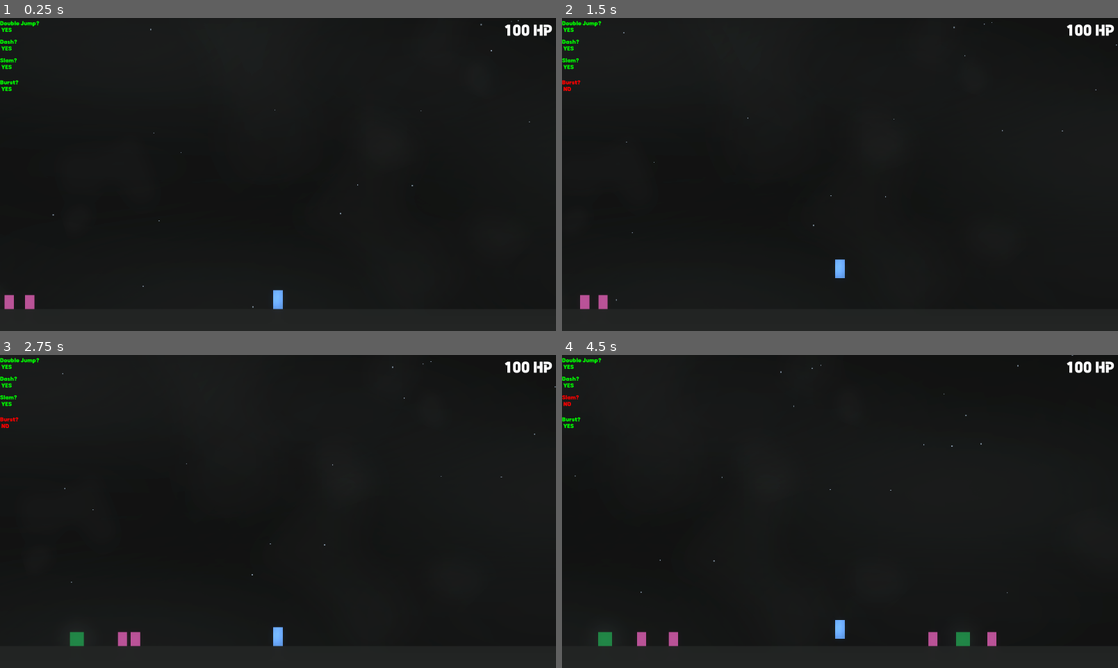
Above: before the commit, frames 1-4 (two rows, left to right).
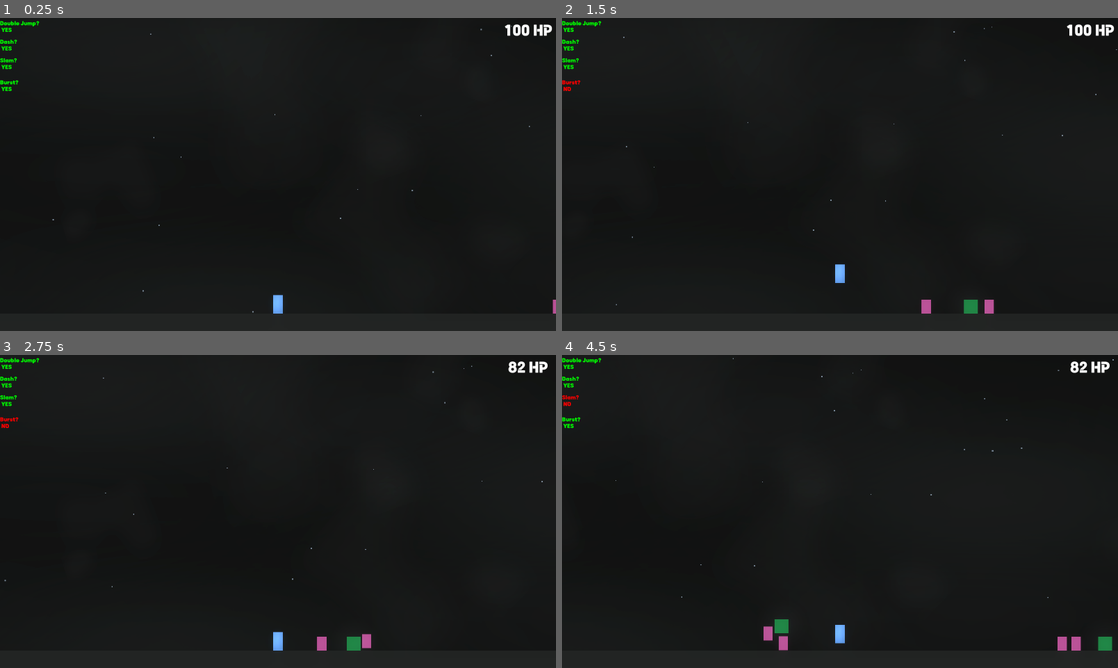
Above: after the commit, the same moments.

Repository: HeroHunterIguess/untitled-wip-game
Game: Godot game, scene res://scenes/worlds/main_world.tscn
Two runs of this game, one before a commit and one after it. Both use one fixed random seed, a clock stepped at 60 frames per second and the inputs below. The engine's default icon, where the game draws it, is replaced by a stand-in: a white triangle on a blue panel in a dark square.
Inputs (mouse positions are in pixels of both pictures, inside the frame that each line leads up to):
- Up to frame 1 (0.25 s): no input
- Up to frame 2 (1.5 s): move the mouse to (962, 158) at 0.52 s; hold D (right) from 0.53 s (still down); tap Q (burst) at 0.6 s; tap Space (double jump) at 0.77 s; move the mouse to (728, 190) at 1.27 s; tap E (air_freeze) at 1.35 s
- Up to frame 3 (2.75 s): tap Space (double jump) at 1.52 s; tap Q (burst) at 1.55, 2.1 s; move the mouse to (333, 442) at 2.02 s; release D (right) at 2.03 s; hold A (left) from 2.03 s (still down)
- Up to frame 4 (4.5 s): move the mouse to (812, 574) at 2.77 s; release A (left) at 2.78 s; hold D (right) 2.78-4.28 s; tap Shift (dash) at 2.85 s; tap Space (double jump) at 3.02, 3.77 s; tap Q (burst) at 3.05, 3.8 s; move the mouse to (1006, 558) at 3.52 s; right-click (1006, 558) at 3.6 s; move the mouse to (673, 464) at 4.27 s; hold A (left) from 4.28 s (still down); tap F (ground_slam) at 4.35 s

The runs differ from the first frame. In frame 1, 0.3% of the frame differs, in the area x 0-100%, y 0-95%; in frame 2, 0.5%; in frame 3, 0.8%; in frame 4, 1.4%, in the area x 2-100%, y 0-95%.

Commit message:
fix enemy spawning

Diff:
--- a/scenes/worlds/main_world.tscn
+++ b/scenes/worlds/main_world.tscn
@@ -43,12 +43,12 @@
 modulate = Color(0.9494527, 0.9494527, 0.9494527, 1)
 self_modulate = Color(0.7849187, 0.7849187, 0.7849187, 1)
 texture_filter = 1
-position = Vector2(2507.9998, 64.00003)
-scale = Vector2(1.9468746, 0.7111111)
+position = Vector2(2500.0002, 64.00003)
+scale = Vector2(1.9281253, 0.7111111)
 texture = ExtResource("5_y1qdg")
 
 [node name="Camera2D" type="Camera2D" parent="." unique_id=1616143219]
-position = Vector2(872, 112)
+position = Vector2(2496, 96)
 
 [node name="UI" parent="Camera2D" unique_id=337467620 instance=ExtResource("2_y1qdg")]
 
@@ -118,7 +118,6 @@
 texture = ExtResource("6_aqpkv")
 
 [node name="GroundSquare2" type="Sprite2D" parent="textures" unique_id=350834798]
-visible = false
 position = Vector2(-426.00003, 88)
 scale = Vector2(4.5800004, 5.6799994)
 texture = ExtResource("6_aqpkv")
@@ -129,7 +128,6 @@
 texture = ExtResource("6_aqpkv")
 
 [node name="GroundSquare4" type="Sprite2D" parent="textures" unique_id=1944373048]
-visible = false
 position = Vector2(5428, 87.99999)
 scale = Vector2(4.600001, 5.68)
 texture = ExtResource("6_aqpkv")
--- a/scripts/game/game_control.gd
+++ b/scripts/game/game_control.gd
@@ -11,24 +11,34 @@
 
 func set_location(object):
 	var screen_width = get_viewport().size.x
-	var left_location = $Camera2D.global_position.x - (screen_width / 2 - 250)
-	var right_location = $Camera2D.global_position.x + (screen_width / 2 + 250)
+	var left_location = $Camera2D.global_position.x - (screen_width - 250)
+	var right_location = $Camera2D.global_position.x + (screen_width + 250)
+
 
 	# spawn enemy off screen and vary distance to prevent overlap bugs
 	if left_location <= 0:
 		var location = right_location + offset
+
+		print("left<0: spawning on right+offset")
+		print("location: " + str(location))
+
 		offset += 1
-
 		object.global_position.x = location
 	elif right_location >= 5000:
 		var location = left_location - offset
+
+		print("right>5000: spawning on left-offset")
+		print("location: " + str(location))
+
 		offset += 1
-
 		object.global_position.x = location
 	else:
-		var location = right_location - offset
+		var location = right_location + offset
+
+		print("neither true: spawning on right+offset")
+		print("location: " + str(location))
+
 		offset += 1
-
 		object.global_position.x = location
 
 	if offset >= 100:
--- a/scripts/objects/health_pickup.gd
+++ b/scripts/objects/health_pickup.gd
@@ -1,6 +1,6 @@
 extends Area2D
 
-const HEALING = 5
+const HEALING = 7
 
 
 func _on_area_entered(area: Area2D) -> void:
